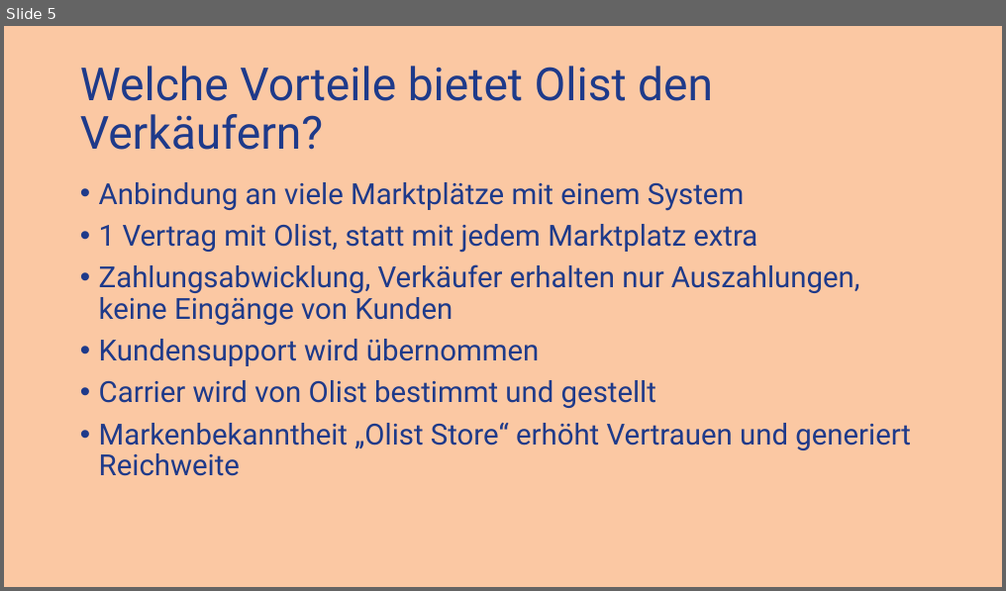
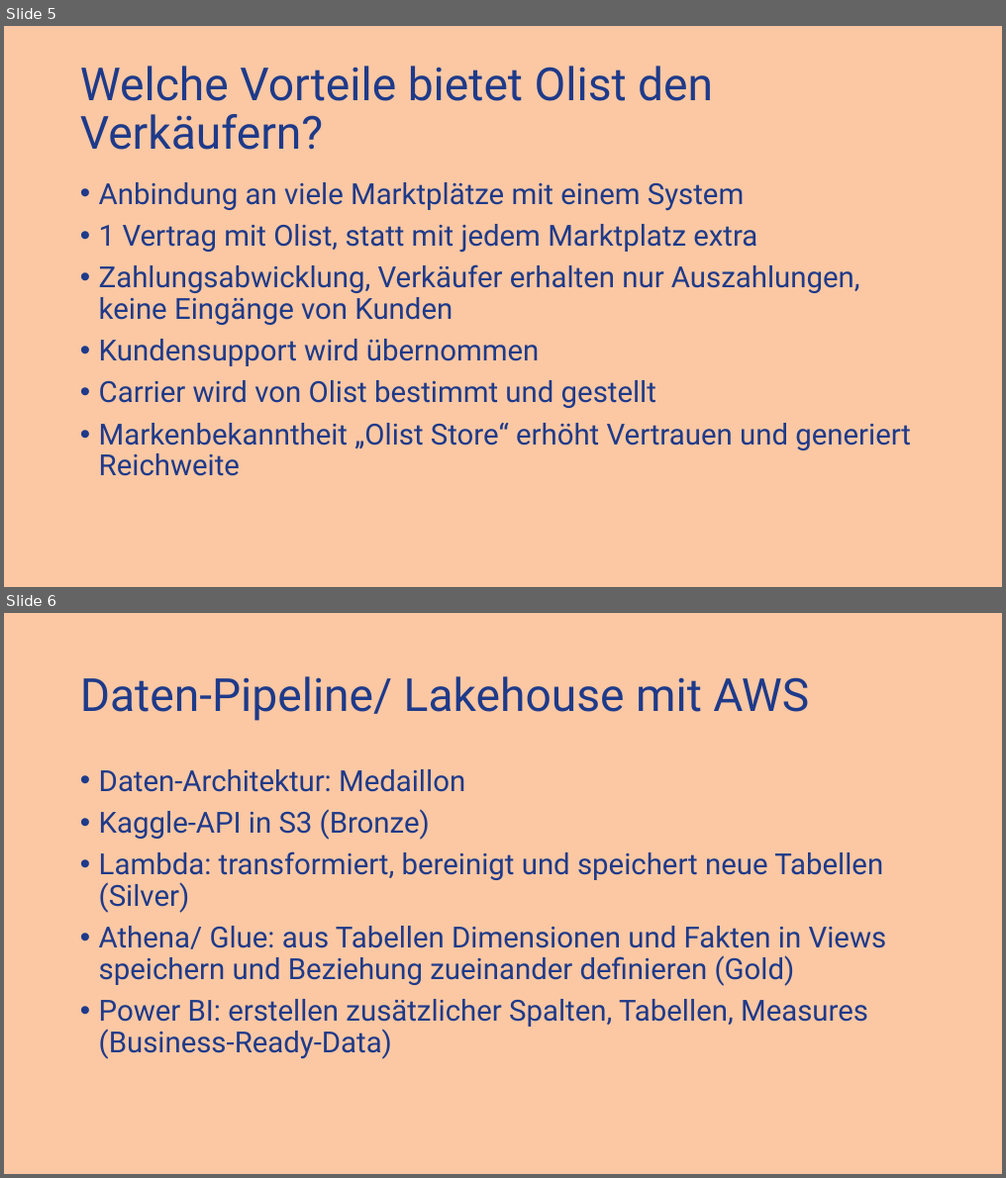
Before and after one commit to dtyrna/olist-marketplace-analysis, a slide deck: docs/Olist-Ecommerce.pptx. Shown one above the other, each under a label of ours: slide 5 before the commit, slides 5 and 6 after it. The pictures are 1006x591 and 1006x1178 pixels, drawn with LibreOffice and Linux fonts; fonts in the diff are those of the drawing. Boxes give left, top, right and bottom in pixels: in the first picture for what was removed or moved away, otherwise in the second. Text is boxed around its words. In the diff, an @@ line names an element or a change of style, - is before the commit and + after.

Commit message:
first draft Power Point

```diff
--- a/docs/Olist-Ecommerce.pptx
+++ b/docs/Olist-Ecommerce.pptx
@@ slide 6 added at [4, 613, 1002, 1174], background #FBC8A3 @@
@@ title added at [80, 676, 809, 721], 44 pt, text #1E3A8A @@
+Daten-Pipeline/ Lakehouse mit AWS
@@ text added at [99, 769, 887, 1059], 28 pt, text #1E3A8A @@
+• Daten-Architektur: Medaillon
+• Kaggle-API in S3 (Bronze)
+• Lambda: transformiert, bereinigt und speichert neue Tabellen (Silver)
+• Athena/ Glue: aus Tabellen Dimensionen und Fakten in Views speichern und Beziehung zueinander definieren (Gold)
+• Power BI: erstellen zusätzlicher Spalten, Tabellen, Measures (Business-Ready-Data)
```
Also in this commit, not shown: 3 slides changed, 10 other slides added.
